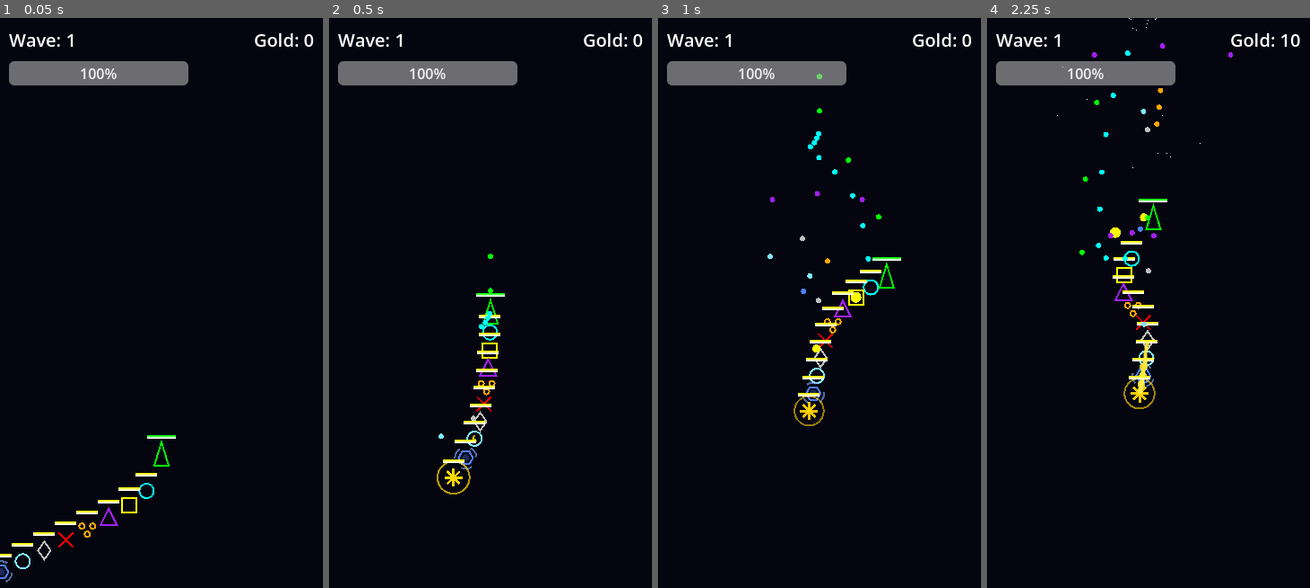
Above: before the commit, frames 1-4 (left to right).
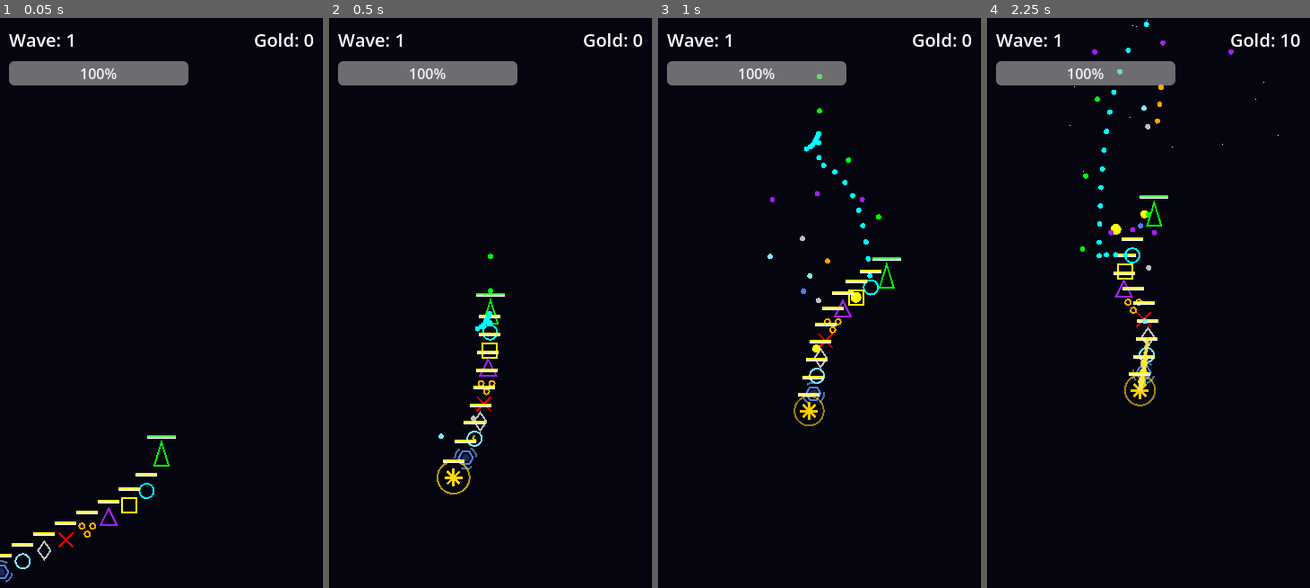
Above: after the commit, the same moments.

Repository: PPG11/NeonFormation
Game: Godot game, scene res://scenes/Main.tscn
The game is run twice, just before and just after one commit, with the same random seed, the same clock (stepped at 60 frames per second) and the same inputs.
Inputs (mouse positions are in pixels of both pictures, inside the frame that each line leads up to):
- Up to frame 1 (0.05 s): no input
- Up to frame 2 (0.5 s): no input
- Up to frame 3 (1 s): move the mouse to (890, 274) at 0.52 s
- Up to frame 4 (2.25 s): move the mouse to (1083, 337) at 1.27 s; move the mouse to (1180, 177) at 2.02 s

Frame 1 is identical in both runs. In frame 2, less than 0.1% of the frame differs, in the area x 45-51%, y 52-56%; in frame 3, less than 0.1%; in frame 4, 2.1%, in the area x 21-91%, y 0-69%.
Error after the commit: Invalid access to property or key 'ricochet_range' on a base object of type 'Nil'. (res://scripts/entities/SnakeBody.gd:412)

Commit message:
Alpha Version Upgrade: Difficulty, Economy, Merge, Boss, UI
Co-authored-by: PPG11 <38418801+PPG11@users.noreply.github.com>

Diff:
--- a/scripts/GameBalance.gd
+++ b/scripts/GameBalance.gd
@@ -10,7 +10,7 @@
 @export_group("SnakeBody")
 @export var unit_price: int = 100
 @export var striker_damage: int = 8
-@export var striker_interval: float = 0.1
+@export var striker_interval: float = 0.05
 @export var heavy_damage: int = 25
 @export var heavy_interval: float = 1.0
 @export var heavy_scale: float = 2.0
@@ -74,8 +74,8 @@
 # ==================== Enemy ====================
 @export_group("Enemy")
 @export var enemy_base_hp: int = 60
-@export var enemy_hp_per_wave: int = 15
-@export var enemy_hp_exponent: float = 1.15
+@export var enemy_hp_per_wave: int = 20
+@export var enemy_hp_exponent: float = 1.25
 @export var enemy_base_speed: float = 100.0
 @export var enemy_speed_per_wave: float = 5.0
 @export var enemy_speed_exponent: float = 1.02
--- a/scripts/Main.gd
+++ b/scripts/Main.gd
@@ -51,9 +51,11 @@
 
     _boss_hp_bar = ProgressBar.new()
     _boss_hp_bar.visible = false
-    _boss_hp_bar.size = Vector2(240, 20)
-    _boss_hp_bar.position = Vector2(60, 80)
+    # Make it large and top-center (assuming ~360 width)
+    _boss_hp_bar.size = Vector2(320, 30)
+    _boss_hp_bar.position = Vector2(20, 50)
     _boss_hp_bar.modulate = Color.RED
+    # Add a label for "BOSS" if possible, or just the bar
     $CanvasLayer.add_child(_boss_hp_bar)
 
     _spawn_timer = Timer.new()
@@ -163,9 +165,11 @@
     start_wave()
 
 func _on_item_purchased(unit_type: int, cost: int) -> void:
-    # 商店已经扣除了金币，这里只需要同步并添加单位
     gold -= cost
+    if gold < 0:
+        gold = 0
     _update_ui()
+
     if _player != null and _player.has_method("add_body"):
         _player.call("add_body", unit_type)
 
--- a/scripts/entities/Enemy.gd
+++ b/scripts/entities/Enemy.gd
@@ -74,6 +74,7 @@
     _hp_bar.position = Vector2(-12, -24)
     _hp_bar.max_value = max_hp
     _hp_bar.value = current_hp
+    _hp_bar.visible = false
     add_child(_hp_bar)
 
 func _process(delta: float) -> void:
@@ -137,6 +138,7 @@
     current_hp -= amount
     if _hp_bar:
         _hp_bar.value = current_hp
+        _hp_bar.visible = true
     modulate = Color.RED
     var tween := create_tween()
     tween.tween_property(self, "modulate", _base_modulate, 0.1)
--- a/scripts/entities/Player.gd
+++ b/scripts/entities/Player.gd
@@ -163,7 +163,7 @@
 func add_body(unit_type: int) -> void:
     _add_body_internal(unit_type, 1)
 
-func _add_body_internal(unit_type: int, level: int) -> void:
+func _add_body_internal(unit_type: int, level: int, forced_index: int = -1) -> void:
     var matching_indices = []
     for i in range(body_parts.size()):
         var part = body_parts[i]
@@ -173,15 +173,29 @@
                 break
 
     if matching_indices.size() == 2:
+        # Found 2 matches, merging into next level (total 3 units combine into 1 higher level)
+        var idx1 = matching_indices[0]
+        var idx2 = matching_indices[1]
+
+        # Determine insertion point (min index)
+        var merge_index = min(idx1, idx2)
+        if forced_index != -1:
+            merge_index = min(merge_index, forced_index)
+
         matching_indices.sort()
         matching_indices.reverse()
+
+        # Remove old units
         for idx in matching_indices:
             var part = body_parts[idx]
             body_parts.remove_at(idx)
             part.queue_free()
 
+        # Update targets temporarily before adding new unit
         _refresh_body_targets()
-        _add_body_internal(unit_type, level + 1)
+
+        # Recursively add the upgraded unit at the correct position
+        _add_body_internal(unit_type, level + 1, merge_index)
         return
 
     if body_scene == null:
@@ -189,17 +203,36 @@
     var body := body_scene.instantiate() as Node2D
     if body == null:
         return
-    var target: Node2D = self if body_parts.is_empty() else body_parts.back()
+
     body.set("unit_type", unit_type)
     body.set("level", level)
+
+    # Insert or append based on forced_index
+    if forced_index != -1 and forced_index <= body_parts.size():
+        body_parts.insert(forced_index, body)
+    else:
+        body_parts.append(body)
+
+    # Determine target based on position in array
+    var my_index = body_parts.find(body)
+    var target: Node2D = self
+    if my_index > 0:
+        target = body_parts[my_index - 1]
+
     body.set("target", target)
-    get_tree().current_scene.add_child(body)
+
+    # Safe add child
+    get_tree().current_scene.call_deferred("add_child", body)
     body.tree_exited.connect(_on_body_exited.bind(body))
+
+    # Initial position
     var offset := body.get("follow_offset") as Vector2
     if offset == null:
         offset = Vector2.ZERO
     body.global_position = target.global_transform * offset
-    body_parts.append(body)
+
+    # Refresh all targets to ensure chain integrity
+    _refresh_body_targets()
     recalculate_synergies()
 
 func _on_body_exited(body: Node) -> void:
--- a/scripts/ui/ShopUI.gd
+++ b/scripts/ui/ShopUI.gd
@@ -79,19 +79,20 @@
         return
     if _purchased[index]:
         return
-    if _current_gold < balance.unit_price:
+    var price = balance.unit_price
+    if _current_gold < price:
         return
 
     # 购买商品
-    var price = balance.unit_price
     _current_gold -= price
     _purchased[index] = true
 
-    # 发射购买信号
+    # Update UI immediately to reflect new gold balance
+    _gold_label.text = "Gold: %d" % _current_gold
+    _update_ui()
+
+    # Emit signal to update game state
     emit_signal("item_purchased", _options[index], price)
-
-    # 更新UI，但不关闭商店
-    _update_ui()
 
 func _on_leave_pressed() -> void:
     visible = false
